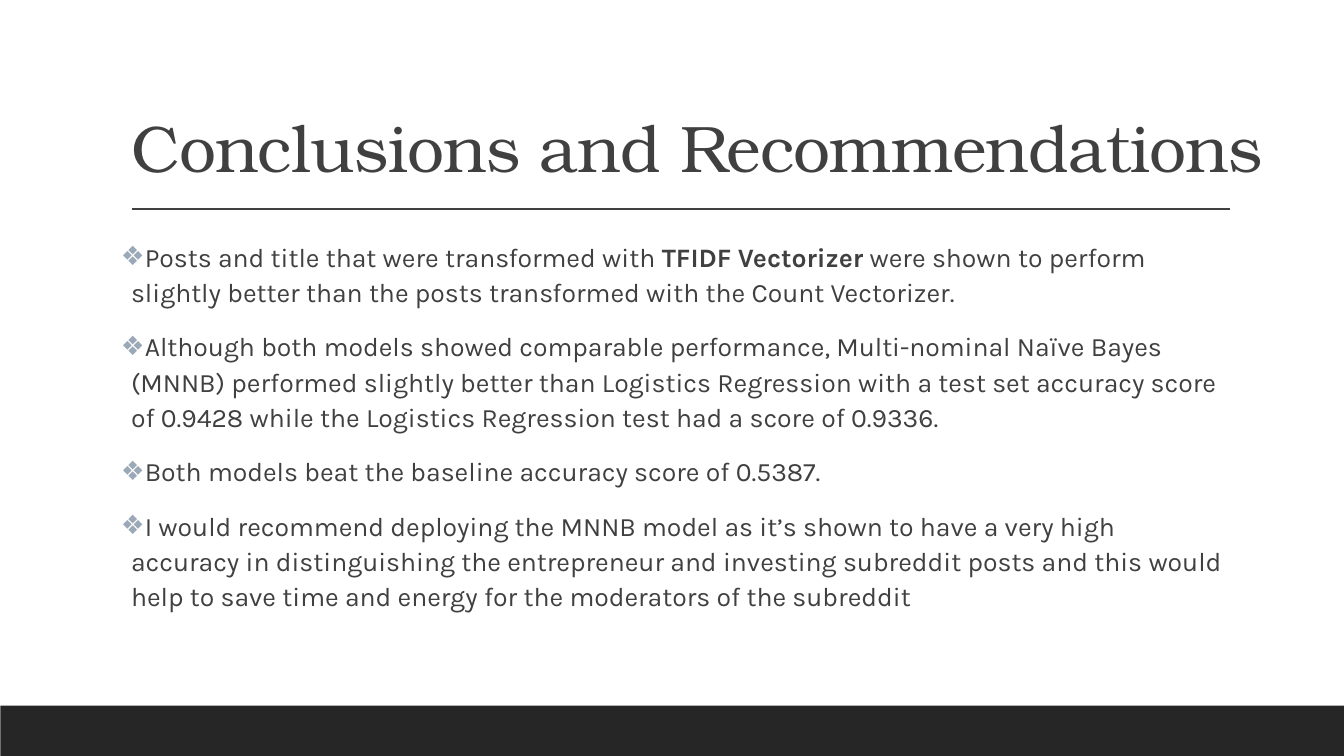
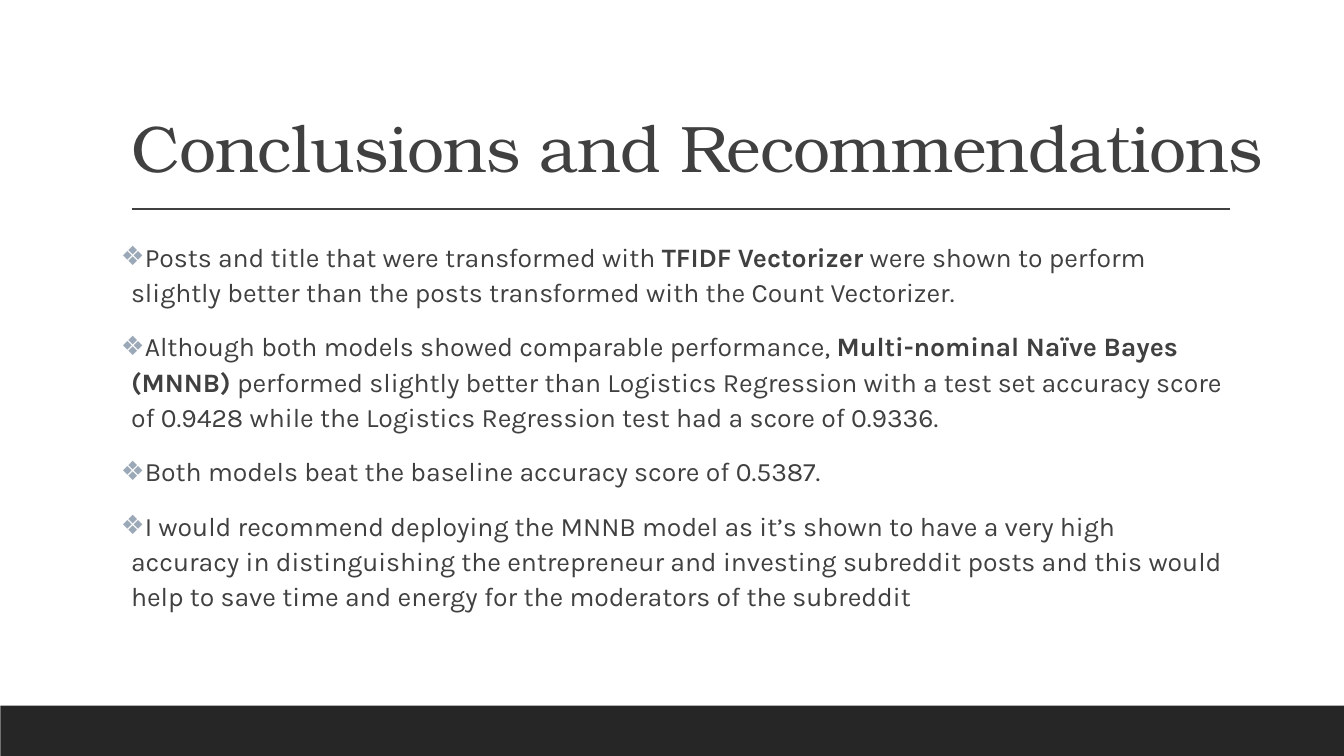
Before and after one commit to kumereshN/dsiprojects, a slide deck: slide 16 of project_3/Project_3_Kumeresh_Investing_vs_Entrepreneur.pptx. Drawn at 1344x756 pixels with LibreOffice and Linux fonts; fonts in the diff are those of the drawing. Boxes give left, top, right and bottom in pixels: in the first picture for what was removed or moved away, otherwise in the second. Text is boxed around its words. In the diff, an @@ line names an element or a change of style, - is before the commit and + after.

```diff
--- a/project_3/Project_3_Kumeresh_Investing_vs_Entrepreneur.pptx
+++ b/project_3/Project_3_Kumeresh_Investing_vs_Entrepreneur.pptx
@@ text at (x1=131, y1=337, x2=1221, y2=434): bold on in "Multi-nominal Naïve Bayes (MNNB)" @@
```
Also in this commit, not shown: 2 other slides changed, 1 other file.
